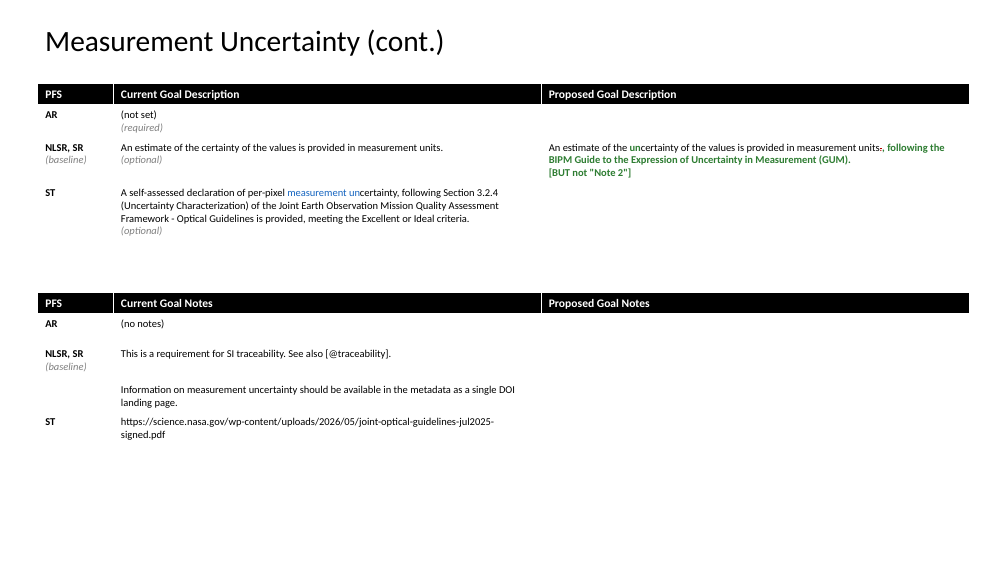
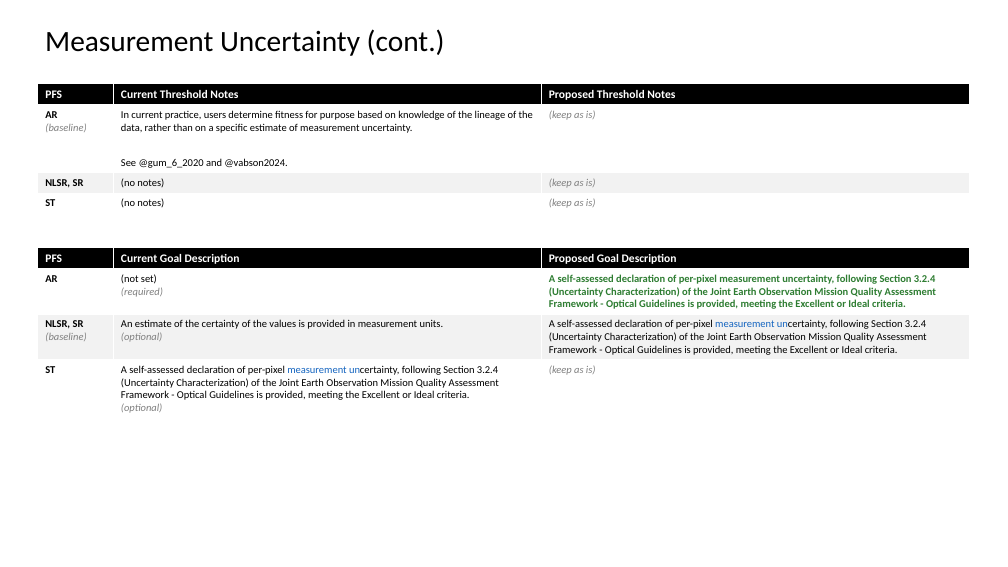
Before and after one commit to ceos-org/ceos-ard, a slide deck: slide 21 of differences.pptx (slide 23 before the commit). Drawn at 1008x567 pixels with LibreOffice and Linux fonts; fonts in the diff are those of the drawing. Boxes give left, top, right and bottom in pixels: in the first picture for what was removed or moved away, otherwise in the second. Text is boxed around its words. In the diff, an @@ line names an element or a change of style, - is before the commit and + after.

```diff
--- a/differences.pptx
+++ b/differences.pptx
@@ table at (x1=38, y1=83, x2=969, y2=212) @@
-row 1, column 2: Current Goal Description
+row 1, column 2: Current Threshold Notes
-row 1, column 3: Proposed Goal Description
+row 1, column 3: Proposed Threshold Notes
-row 2: AR | (not set) / (required) | 
+row 2: AR / (baseline) | In current practice, users determine fitness for purpose based on knowledge of the lineage of the data, rather than on a specific estimate of measurement uncertainty. / See @gum_6_2020 and @vabson2024. | (keep as is)
-row 3: NLSR, SR / (baseline) | An estimate of the certainty of the values is provided in measurement units. / (optional) | An estimate of the uncertainty of the values is provided in measurement units., following the BIPM Guide to the Expression of Uncertainty in Measurement (GUM). / [BUT not "Note 2"]
+row 3: NLSR, SR | (no notes) | (keep as is)
-row 4, column 2: A self-assessed declaration of per-pixel measurement uncertainty, following Section 3.2.4 (Uncertainty Characterization) of the Joint Earth Observation Mission Quality Assessment Framework - Optical Guidelines is provided, meeting the Excellent or Ideal criteria. / (optional)
+row 4, column 2: (no notes)
-row 4, column 3: 
+row 4, column 3: (keep as is)
@@ fill #FFFFFF to #F2F2F2 in row 3 @@
@@ table at (x1=38, y1=247, x2=969, y2=417) @@
-row 1, column 2: Current Goal Notes
+row 1, column 2: Current Goal Description
-row 1, column 3: Proposed Goal Notes
+row 1, column 3: Proposed Goal Description
-row 2, column 2: (no notes)
+row 2, column 2: (not set) / (required)
-row 2, column 3: 
+row 2, column 3: A self-assessed declaration of per-pixel measurement uncertainty, following Section 3.2.4 (Uncertainty Characterization) of the Joint Earth Observation Mission Quality Assessment Framework - Optical Guidelines is provided, meeting the Excellent or Ideal criteria.
-row 3, column 2: This is a requirement for SI traceability. See also [@traceability]. / Information on measurement uncertainty should be available in the metadata as a single DOI landing page.
+row 3, column 2: An estimate of the certainty of the values is provided in measurement units. / (optional)
-row 3, column 3: 
+row 3, column 3: A self-assessed declaration of per-pixel measurement uncertainty, following Section 3.2.4 (Uncertainty Characterization) of the Joint Earth Observation Mission Quality Assessment Framework - Optical Guidelines is provided, meeting the Excellent or Ideal criteria.
-row 4, column 2: https://science.nasa.gov/wp-content/uploads/2026/05/joint-optical-guidelines-jul2025-signed.pdf
+row 4, column 2: A self-assessed declaration of per-pixel measurement uncertainty, following Section 3.2.4 (Uncertainty Characterization) of the Joint Earth Observation Mission Quality Assessment Framework - Optical Guidelines is provided, meeting the Excellent or Ideal criteria. / (optional)
-row 4, column 3: 
+row 4, column 3: (keep as is)
@@ fill #FFFFFF to #F2F2F2 in row 3 @@
@@ table resized from (x1=38, y1=293, x2=969, y2=444) to (x1=38, y1=247, x2=969, y2=417) @@
```
Also in this commit, not shown: 69 other slides changed, 6 slides added, 8 slides removed, 3 other files.
